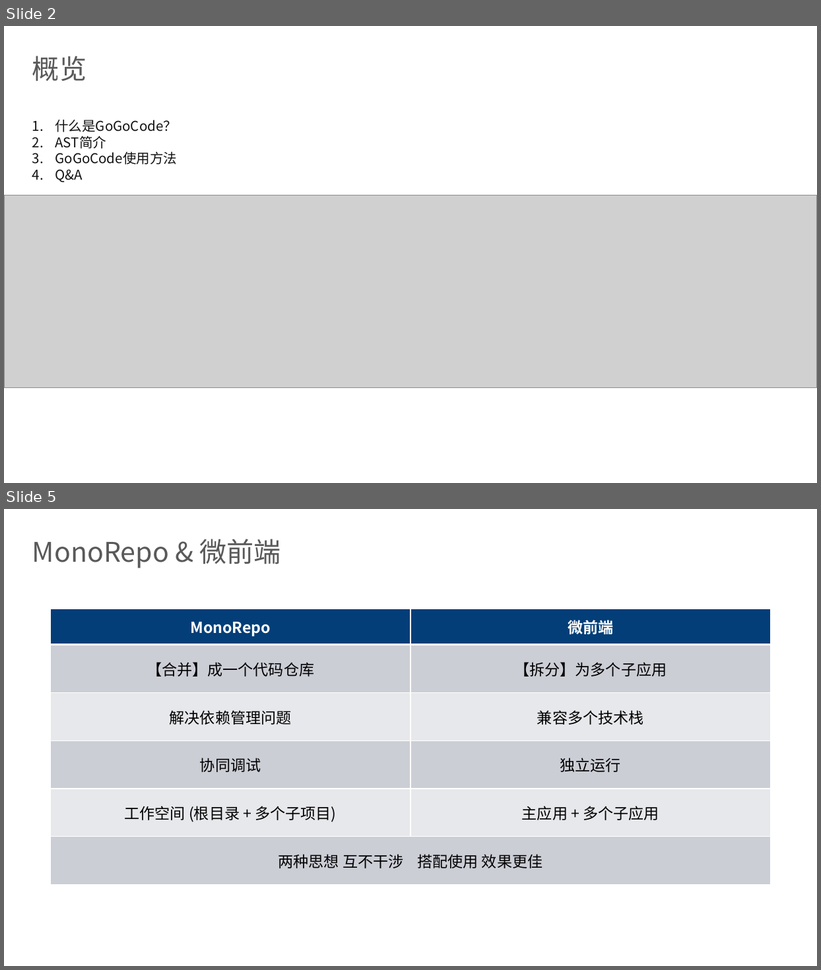
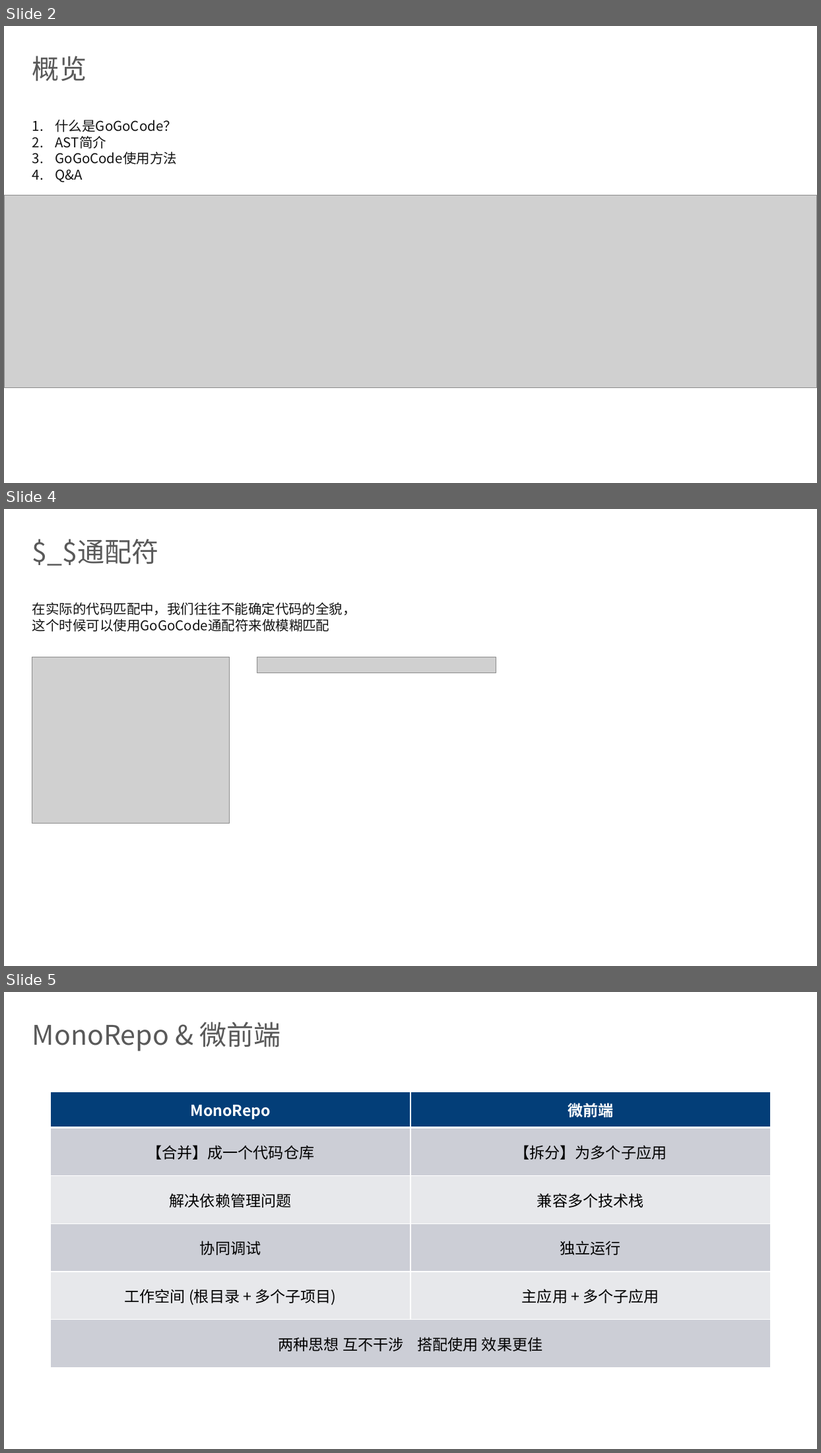
Before and after one commit to dingq030511/gogocode-tutorial, a slide deck: gogocode.pptx. Shown one above the other, each under a label of ours: slides 2 and 5 before the commit, slides 2, 4 and 5 after it; the slides between them are not shown. The pictures are 821x970 and 821x1453 pixels, drawn with LibreOffice and Linux fonts; fonts in the diff are those of the drawing; grey boxes stand for pictures; background and template pictures are left out. Boxes give left, top, right and bottom in pixels: in the first picture for what was removed or moved away, otherwise in the second. Text is boxed around its words. In the diff, an @@ line names an element or a change of style, - is before the commit and + after.

```diff
--- a/gogocode.pptx
+++ b/gogocode.pptx
@@ slide 4 added at [4, 509, 817, 966], background picture (left out) @@
@@ title added at [32, 539, 159, 566], 32 pt, text #595959 @@
+$_$通配符
@@ text added at [32, 602, 356, 632], 16 pt, text #121212 @@
+在实际的代码匹配中，我们往往不能确定代码的全貌，这个时候可以使用GoGoCode通配符来做模糊匹配
@@ picture added at [32, 657, 230, 823] @@
@@ picture added at [257, 657, 496, 673] @@
```
Also in this commit, not shown: 1 other slide added, 2 slides removed, 2 other files.
